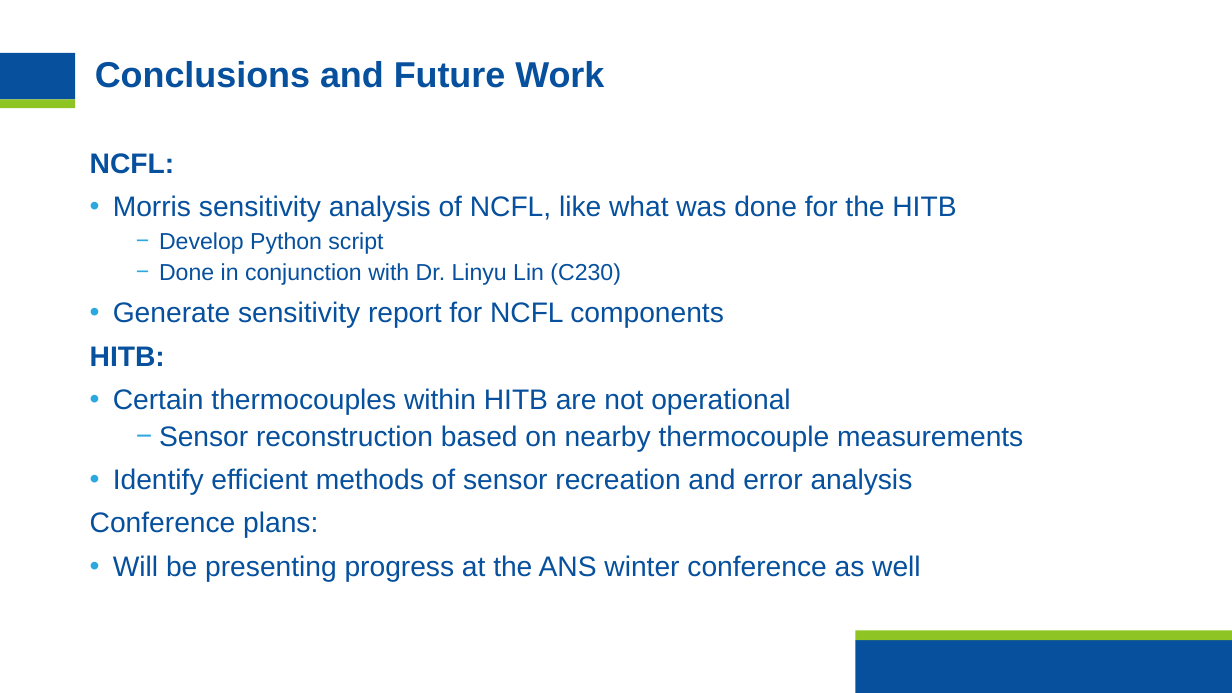
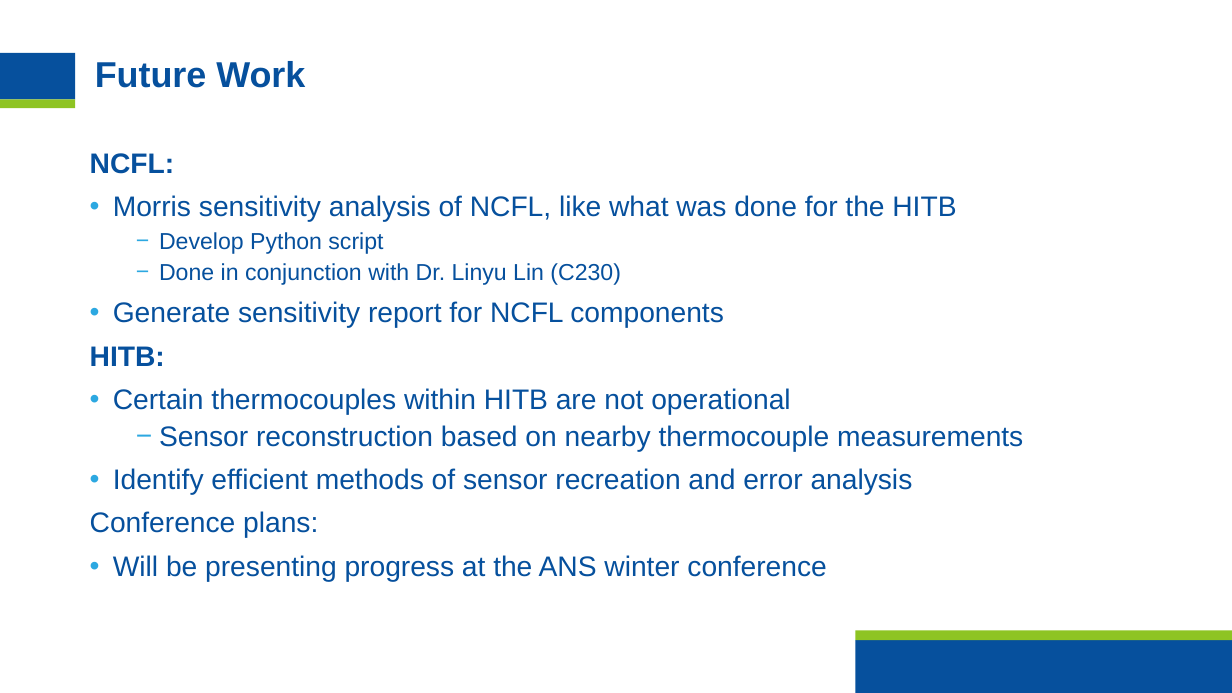
Before and after one commit to hvnaick/INL_DT_Intern, a slide deck: slide 14 of Important Documents/FinalPresentation.pptx (slide 12 before the commit). Drawn at 1232x693 pixels with LibreOffice and Linux fonts; fonts in the diff are those of the drawing; background and template pictures are left out. Boxes give left, top, right and bottom in pixels: in the first picture for what was removed or moved away, otherwise in the second. Text is boxed around its words. In the diff, an @@ line names an element or a change of style, - is before the commit and + after.

```diff
--- a/Important Documents/FinalPresentation.pptx
+++ b/Important Documents/FinalPresentation.pptx
@@ title at box(95, 61, 305, 88): text changed @@
-Conclusions and Future Work
+Future Work
@@ text at box(113, 555, 826, 582): text changed @@
-• Will be presenting progress at the ANS winter conference as well
+• Will be presenting progress at the ANS winter conference
```
Also in this commit, not shown: 7 other slides changed, 5 slides added, 25 other files.
